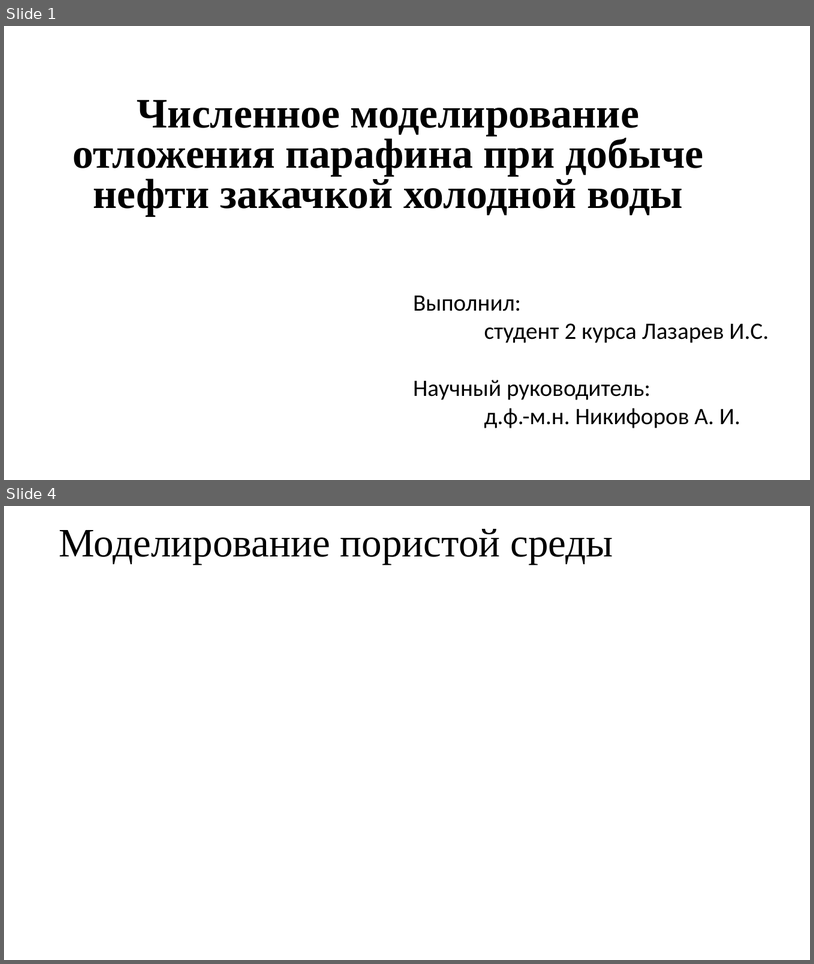
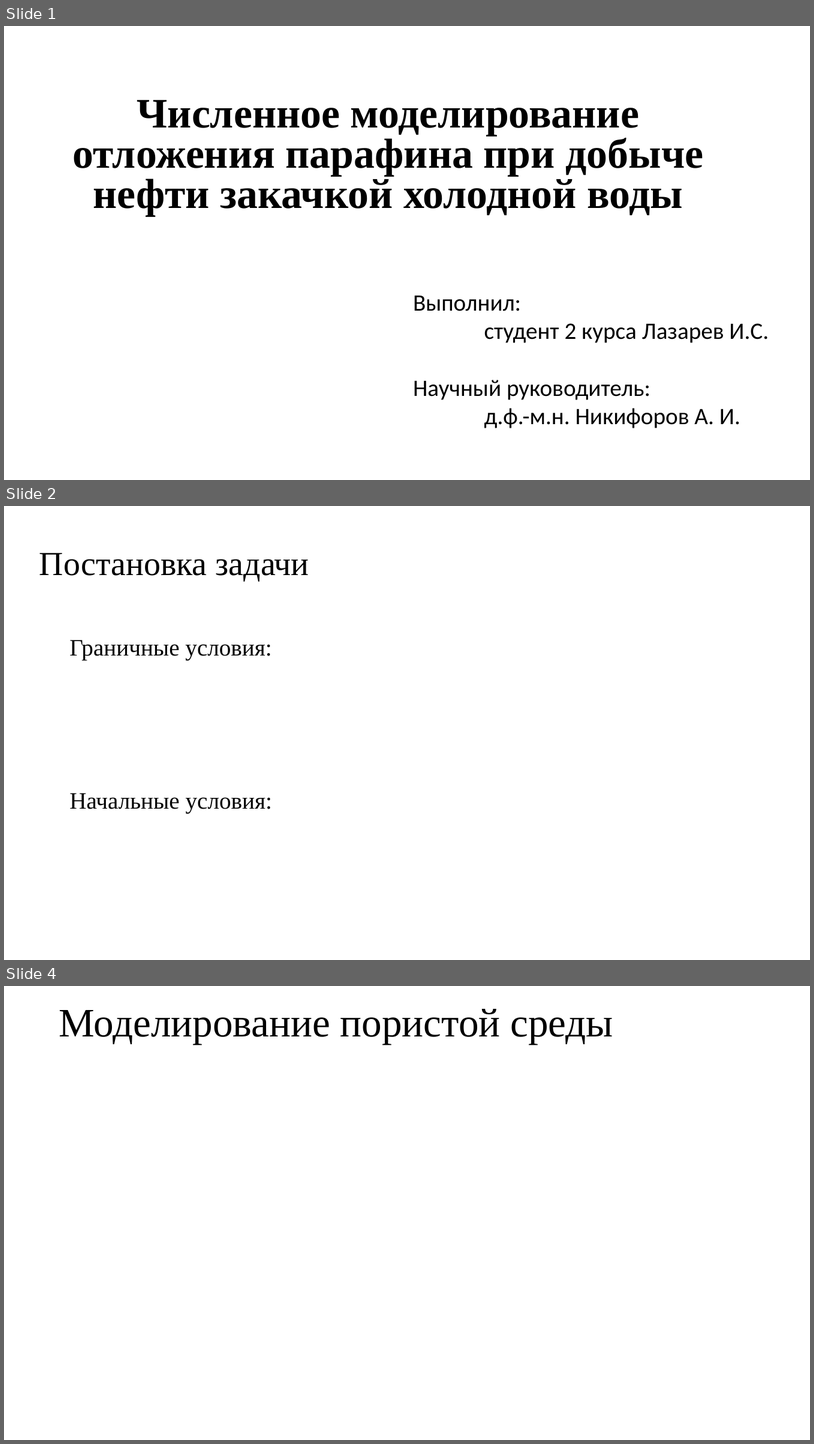
Before and after one commit to 1g0g0r/reservoir-simulator, a slide deck: resources/Лазарев.pptx. Shown one above the other, each under a label of ours: slides 1 and 4 before the commit, slides 1, 2 and 4 after it; the slides between them are not shown. The pictures are 814x964 and 814x1444 pixels, drawn with LibreOffice and Linux fonts; fonts in the diff are those of the drawing. Boxes give left, top, right and bottom in pixels: in the first picture for what was removed or moved away, otherwise in the second. Text is boxed around its words. In the diff, an @@ line names an element or a change of style, - is before the commit and + after.

```diff
--- a/resources/Лазарев.pptx
+++ b/resources/Лазарев.pptx
@@ slide 2 added at bbox=[4, 506, 810, 960], background #FFFFFF @@
@@ text added at bbox=[39, 553, 309, 581], 40 pt, text #000000 @@
+Постановка задачи
@@ text added at bbox=[69, 640, 272, 660], 28 pt, text #000000 @@
+Граничные условия:
@@ text added at bbox=[69, 793, 272, 813], 28 pt, text #000000 @@
+Начальные условия:
```
Also in this commit, not shown: 1 other slide added, 2 slides removed, 4 other files.
